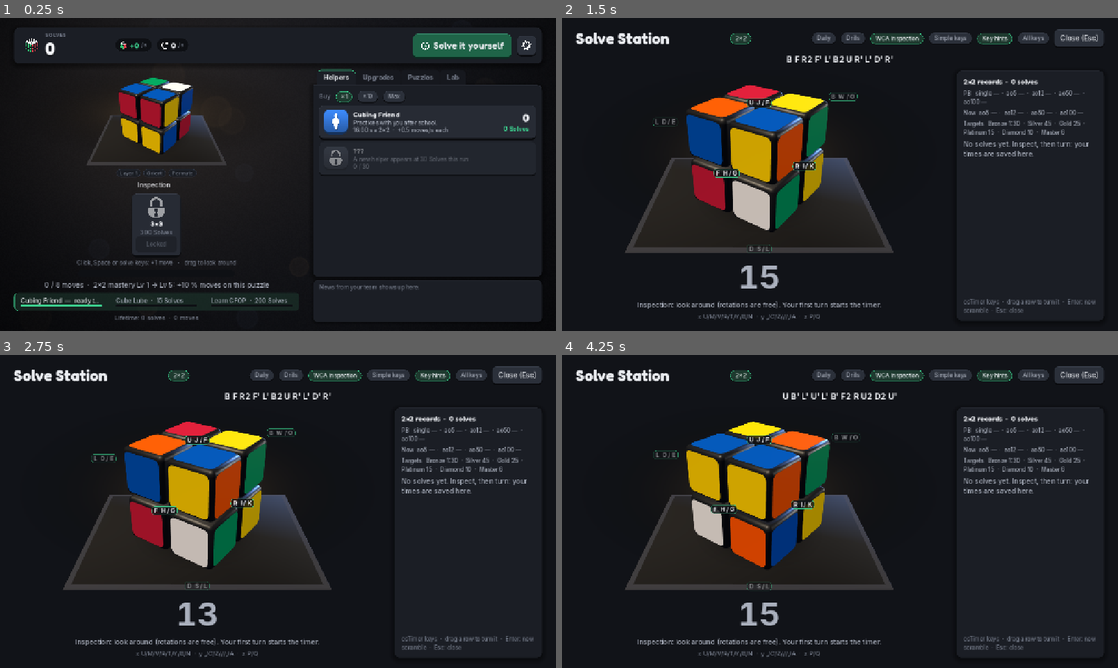
Above: before the commit, frames 1-4 (two rows, left to right).
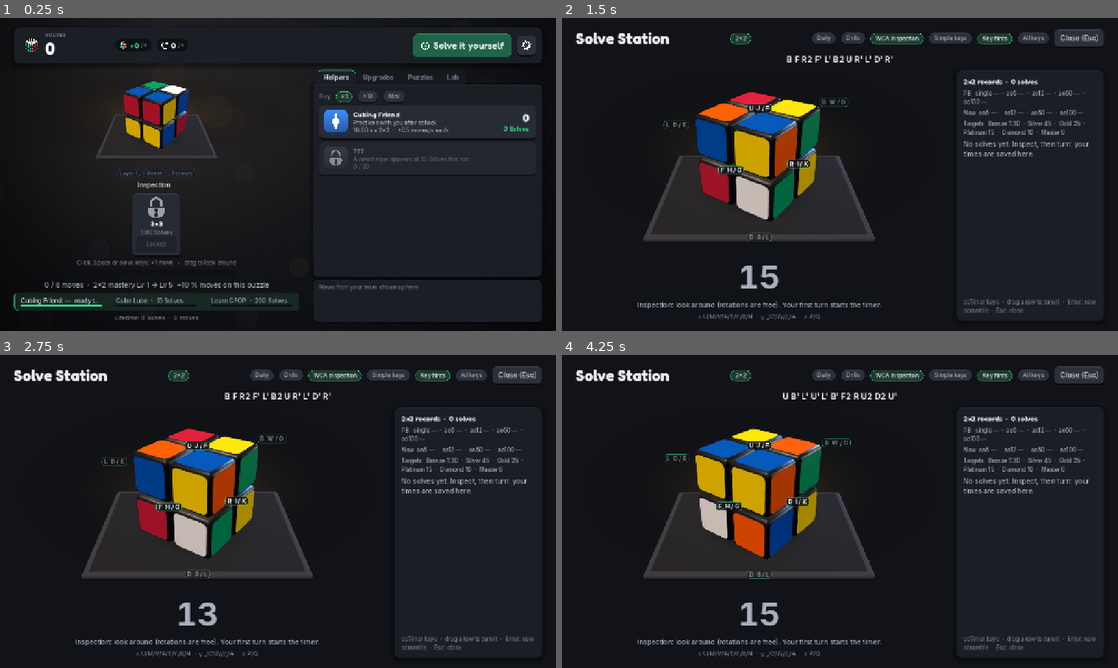
Above: after the commit, the same moments.

Repository: numanberk/cube
Game: Godot game, scene res://scenes/main.tscn
Two runs of this game, one before a commit and one after it. Both use one fixed random seed, a clock stepped at 60 frames per second and the inputs below. Sound files missing from this copy of the repository are replaced by a short silence.
Inputs:
- Up to frame 1 (0.25 s): no input
- Up to frame 2 (1.5 s): click "Solve it yourself" at 0.5 s; click "×1" at 1.25 s
- Up to frame 3 (2.75 s): click "×10" at 2 s
- Up to frame 4 (4.25 s): click "Max" at 2.75 s; click "2×2" at 3.5 s

The runs differ from the first frame. In frame 1, 2.0% of the frame differs, in the area x 15-41%, y 19-48%; in frame 2, 7.8%; in frame 3, 7.9%, in the area x 11-60%, y 21-76%; in frame 4, 7.8%.

Commit message:
WIP V.3: review fixes (mat tilts with drag, camera frames the mat, slab normals, bokeh wrap)
Feature branch only; tests running (gate skipped for this WIP commit).

Co-Authored-By: Claude Opus 5.5 <noreply@anthropic.com>
Claude-Session: https://claude.ai/code/session_01NpBEb1RssyMNiukkeMDckQ

Diff:
--- a/scripts/cube/puzzle_meshes.gd
+++ b/scripts/cube/puzzle_meshes.gd
@@ -45,7 +45,7 @@
 		var line := PackedFloat32Array()
 		for i in steps + 1:
 			line.append(lerpf(-half[axis], -inner[axis], float(i) / steps))
-		for i in range(1, steps + 1):
+		for i in steps + 1:  # from +inner itself, so the flat middle is one segment and both curves are alike
 			line.append(lerpf(inner[axis], half[axis], float(i) / steps))
 		coords.append(line)
 	var st := SurfaceTool.new()
--- a/scripts/ui/main.gd
+++ b/scripts/ui/main.gd
@@ -22,6 +22,7 @@
 @onready var puzzle_view: PuzzleView3D = %PuzzleView
 @onready var background: ColorRect = %Background
 @onready var _background_material: ShaderMaterial = background.material
+var _lamp_center := Vector2(-1.0, -1.0)  ## last lamp_center sent to the background shader
 @onready var move_ticker: RichTextLabel = %MoveTicker
 @onready var stage_chips: HBoxContainer = %StageChips
 @onready var news_list: VBoxContainer = %NewsList
@@ -99,7 +100,6 @@
 	buy_ten.pressed.connect(set_buy_amount.bind(10))
 	buy_max.pressed.connect(set_buy_amount.bind(GameState.BUY_MAX))
 	_apply_display_settings()
-	puzzle_view.item_rect_changed.connect(_place_lamp)
 	Game.solved.connect(_on_solved)
 	Game.purchased.connect(_on_purchased)
 	Game.state_reset.connect(_on_state_reset)
@@ -284,6 +284,7 @@
 		Num.format(Game.total_moves),
 	]
 
+	_place_lamp()
 	_refresh_helper_cards()
 	_refresh_upgrade_tiles()
 	_refresh_lab()
@@ -1141,6 +1142,9 @@
 	var reduce: bool = Settings.get_value("reduce_motion")
 	# The desk background (V.3): High only; Low keeps the ColorRect's flat bg colour. Reduce motion stops the bokeh.
 	background.material = _background_material if Settings.get_value("quality") == "high" else null
+	var bg := get_theme_color(&"bg", &"Palette")  # the shader's gradient follows the palette (CLAUDE.md rule 9)
+	_background_material.set_shader_parameter("base_top", bg.lightened(0.02))
+	_background_material.set_shader_parameter("base_bottom", bg.darkened(0.2))
 	_background_material.set_shader_parameter("drift", 0.0 if reduce else 1.0)
 	puzzle_view.set_reduce_motion(reduce)
 	fx.particles_enabled = not reduce
@@ -1148,12 +1152,16 @@
 		(_chips[id] as PuzzleChip).set_reduce_motion(reduce)
 
 
-## The background's lamp glow sits behind the puzzle, wherever the layout puts it.
+## The background's lamp glow sits behind the puzzle, wherever the layout puts it. Called from _refresh (10×/s),
+## so it follows any layout change (an ancestor moving the view doesn't change the view's own rect).
 func _place_lamp() -> void:
 	var screen := get_viewport_rect().size
-	if screen.x > 0.0 and screen.y > 0.0:
-		var centre := puzzle_view.get_global_rect().get_center()
-		_background_material.set_shader_parameter("lamp_center", centre / screen)
+	if screen.x <= 0.0 or screen.y <= 0.0:
+		return
+	var lamp := puzzle_view.get_global_rect().get_center() / screen
+	if not lamp.is_equal_approx(_lamp_center):
+		_lamp_center = lamp
+		_background_material.set_shader_parameter("lamp_center", lamp)
 
 
 func _on_setting_changed(key: String) -> void:
--- a/scripts/ui/puzzle_view_3d.gd
+++ b/scripts/ui/puzzle_view_3d.gd
@@ -20,9 +20,9 @@
 ## Graphics (task 1.5): "high" = MSAA 4×, rounded pieces, glow and shadow; "low" = no MSAA, bevelled pieces
 ## (about 5× fewer triangles), no glow or shadow. main.gd applies the player's choice from Settings.
 ## Reduce motion (set_reduce_motion) turns off sway, squash, bounce and the speed-mode wobble.
-## Stage v2 (task V.3): the puzzle sits on a cubing mat (Floor > Mat, a rounded slab made in code; the contact shadow
-## lies on it). Floor has the puzzle's resting tilt but not its sway, drag, squash or drop, so the puzzle moves on a
-## still mat. A warm key light, a cool rim light from behind (High only) so the silhouette pops, and a warm glow.
+## Stage v2 (task V.3): the puzzle sits on a cubing mat (Floor > Mat + MatInset, rounded slabs made in code; the
+## contact shadow lies on it). Floor tilts with the puzzle (resting tilt, drag, sway, wobble) but doesn't take its
+## squash, bounce or drop-in, and Turntable's spin happens above it. The camera frames puzzle and mat together. A warm key light, a cool rim light from behind (High only) so the silhouette pops, and a warm glow.
 ## `floor_enabled = false` hides the mat (the small puzzle chips).
 ## Manual mode (Solve Station, task S.1): show_state(moves) shows an exact state (solved + those moves), turn(move)
 ## animates one given move, turn_time sets how fast (pros turn at 5-10 TPS, so the station uses a short time) and
@@ -706,6 +706,7 @@
 	# Turntable spins around the puzzle's own up axis; Puzzle tilts around the screen's horizontal axis.
 	_turntable.basis = _base_turntable.rotated(Vector3.UP, yaw)
 	_puzzle.basis = _base_puzzle.rotated(Vector3.RIGHT, pitch)
+	_floor.basis = _puzzle.basis  # a look-around drag (and the wobble) tilts the mat too, or the puzzle would dip into it
 
 	if _flash > 0.0:
 		_flash = maxf(0.0, _flash - delta * FLASH_DECAY)
@@ -893,20 +894,47 @@
 		return
 	var radius := model.radius  # bounding sphere of the pieces
 	var extent := _extent()
-	var half_fov := deg_to_rad(_camera.fov) / 2.0
-	if size.x > 0.0 and size.y > 0.0 and size.x < size.y:
-		half_fov = atan(tan(half_fov) * size.x / size.y)  # narrow views are limited by their width
-	_camera.position = Vector3(0.0, -extent * CAMERA_DROP, radius * FRAME_DISTANCE / sin(half_fov))
+	_place_floor(radius, extent)
+	# The camera looks down -Z from (0, y, distance). It must fit the puzzle's bounding sphere (it turns and sways)
+	# and the mat's corners (V.3). Height is the view's fixed axis; a narrow view is limited by its width.
+	var aspect := size.x / size.y if size.x > 0.0 and size.y > 0.0 else 1.0
+	var tan_v := tan(deg_to_rad(_camera.fov) / 2.0)
+	var tan_h := tan_v * aspect
+	var corners := _mat_corners()
+	var bottom := -radius
+	for corner in corners:
+		bottom = minf(bottom, corner.y)
+	var centre_y := (radius + bottom) / 2.0 - extent * CAMERA_DROP
+	var half_fov := atan(minf(tan_v, tan_h))
+	var distance := radius / sin(half_fov) + absf(centre_y) / tan(half_fov)  # the sphere, off the view's axis
+	for corner in corners:
+		distance = maxf(distance, corner.z + absf(corner.y - centre_y) / tan_v)
+		distance = maxf(distance, corner.z + absf(corner.x) / tan_h)
+	_camera.position = Vector3(0.0, centre_y, distance * FRAME_DISTANCE)
 	_camera.near = 0.1
 
 	# Backdrop: a quad behind the puzzle that exactly fills the view.
 	var depth := _camera.position.z + radius * 1.5
-	var height := 2.0 * depth * tan(deg_to_rad(_camera.fov) / 2.0)
-	var aspect := size.x / size.y if size.y > 0.0 else 1.0
+	var height := 2.0 * depth * tan_v
 	(_backdrop.mesh as QuadMesh).size = Vector2(height * aspect, height) * 1.02
-	_backdrop.position = Vector3(0.0, extent * CAMERA_DROP, -depth)  # centred on the puzzle, not the camera
+	_backdrop.position = Vector3(0.0, -centre_y, -depth)  # centred on the puzzle, not the camera
 	_camera.far = depth + 1.0
 
+
+## The mat's eight corners in view space (at rest), for framing and tests.
+func _mat_corners() -> Array[Vector3]:
+	var corners: Array[Vector3] = []
+	if _mat.mesh == null:
+		return corners
+	var box := (_mat.mesh as ArrayMesh).get_aabb()
+	for i in 8:
+		var local := box.position + box.size * Vector3(i & 1, (i >> 1) & 1, (i >> 2) & 1)
+		corners.append(_base_puzzle * (_mat.position + local))
+	return corners
+
+
+## Places the mat and the contact shadow for the current puzzle.
+func _place_floor(radius: float, extent: float) -> void:
 	# The mat (V.3): a slab under the puzzle's lowest point at rest, in the puzzle's tilted frame (Floor), so the
 	# puzzle sits on it. The contact shadow lies on its top. Turntable spins around the puzzle's up axis, so the
 	# lowest point doesn't depend on the turn.
--- a/scripts/ui/shaders/ui_background.gdshader
+++ b/scripts/ui/shaders/ui_background.gdshader
@@ -1,7 +1,10 @@
 // The main screen's background (task V.3, D15 "lo-fi cubing desk"): a dark gradient with a warm desk-lamp glow
 // behind the stage, a few out-of-focus bokeh lights drifting very slowly, a vignette and a faint grain.
 // One full-screen pass with no textures. Graphics Low doesn't use it (main.gd removes the material, leaving the
-// ColorRect's flat `bg` colour). `drift` = 0 stops the bokeh (Reduce motion).
+// ColorRect's flat `bg` colour). `drift` = 0 stops the bokeh (Reduce motion). main.gd sets base_top/base_bottom from
+// the palette's `bg` and lamp_center from the puzzle's place.
+// TIME wraps every hour (Godot's default rollover): the drift moves exactly 2 × BOKEH_PERIOD cells an hour and the
+// bokeh pattern repeats every BOKEH_PERIOD cells, so the wrap is invisible. Hash inputs stay small (old GPUs' sin()).
 shader_type canvas_item;
 
 uniform vec4 base_top : source_color = vec4(0.082, 0.086, 0.106, 1.0);
@@ -13,6 +16,9 @@
 uniform float vignette = 0.55;
 uniform float grain = 0.012;
 uniform float drift = 1.0;
+
+const float BOKEH_RATE = 0.01;    // screen heights a second; × 3600 s × 5.5 cells = 198 cells an hour
+const float BOKEH_PERIOD = 99.0;
 
 float hash(vec2 p) {
 	return fract(sin(dot(p, vec2(127.1, 311.7))) * 43758.5453);
@@ -28,15 +34,16 @@
 	colour += lamp_color.rgb * lamp_strength * exp(-dot(to_lamp, to_lamp) * 6.0);
 
 	// Bokeh: soft discs on a coarse grid, each cell one light (or none), drifting up very slowly.
-	float t = TIME * 0.012 * drift;
+	float t = TIME * BOKEH_RATE * drift;
 	vec2 grid_uv = vec2(uv.x * aspect, uv.y + t) * 5.5;
 	vec2 cell = floor(grid_uv);
 	for (int dx = -1; dx <= 1; dx++) {
 		for (int dy = -1; dy <= 1; dy++) {
-			vec2 c = cell + vec2(float(dx), float(dy));
+			vec2 here = cell + vec2(float(dx), float(dy));
+			vec2 c = mod(here, vec2(BOKEH_PERIOD));  // the light's identity: repeats every BOKEH_PERIOD cells
 			float h = hash(c);
 			if (h > 0.62) {
-				vec2 centre = c + vec2(hash(c + 7.1), hash(c + 3.7));
+				vec2 centre = here + vec2(hash(c + 7.1), hash(c + 3.7));
 				float radius = 0.14 + 0.2 * hash(c + 1.3);
 				float d = length(grid_uv - centre) / radius;
 				float disc = smoothstep(1.0, 0.82, d) * (0.55 + 0.45 * smoothstep(0.6, 1.0, d));  // brighter rim
@@ -49,6 +56,6 @@
 	// Vignette and grain.
 	vec2 centred = (uv - 0.5) * vec2(aspect, 1.0) / aspect;
 	colour *= 1.0 - vignette * smoothstep(0.25, 0.85, length(centred) * 1.25);
-	colour += (hash(FRAGCOORD.xy) - 0.5) * grain;
+	colour += (hash(mod(FRAGCOORD.xy, 251.0)) - 0.5) * grain;
 	COLOR = vec4(colour, 1.0);
 }
--- a/tests/test_runner.gd
+++ b/tests/test_runner.gd
@@ -770,7 +770,18 @@
 func test_stage_and_background() -> void:
 	# Task V.3: the puzzle sits on a cubing mat, a rim light makes its outline pop, and a desk background (High only).
 	var slab := PuzzleMeshes.rounded_slab(Vector3(2.0, 0.1, 1.5), 0.05)
-	check(slab.get_aabb().size.is_equal_approx(Vector3(4.0, 0.2, 3.0)), "a rounded slab is as big as asked: %s" % slab.get_aabb().size)
+	check(slab.get_aabb().size.is_equal_approx(Vector3(4.0, 0.2, 3.0)) and slab.get_aabb().get_center().is_zero_approx(),
+			"a rounded slab is as big as asked, centred: %s" % slab.get_aabb())
+	var arrays := slab.surface_get_arrays(0)
+	var flat_top := 0
+	var tilted := 0
+	for i in (arrays[Mesh.ARRAY_VERTEX] as PackedVector3Array).size():
+		var v: Vector3 = arrays[Mesh.ARRAY_VERTEX][i]
+		if is_equal_approx(v.y, 0.1) and absf(v.x) <= 1.95 + 0.0001 and absf(v.z) <= 1.45 + 0.0001:
+			flat_top += 1
+			if not (arrays[Mesh.ARRAY_NORMAL][i] as Vector3).is_equal_approx(Vector3.UP):
+				tilted += 1
+	check(flat_top > 0 and tilted == 0, "the slab's flat top is lit evenly: every normal there points up (%d of %d tilted)" % [tilted, flat_top])
 	var view := new_view()
 	for id: String in ["2x2", "3x3", "7x7", "megaminx"]:
 		view.set_puzzle(id)
@@ -790,10 +801,21 @@
 		check(view._floor.basis.is_equal_approx(view._base_puzzle), "%s: the mat has the puzzle's resting tilt" % id)
 		var mat_size: Vector3 = (view._mat.mesh as ArrayMesh).get_aabb().size
 		check(mat_size.x > extent and mat_size.z > extent, "%s: the mat is wider and deeper than the puzzle" % id)
+		var outside := 0
+		for corner: Vector3 in view._mat_corners():
+			if not view._camera.is_position_in_frustum(corner):
+				outside += 1
+		check(view._mat_corners().size() == 8 and outside == 0, "%s: the camera sees the whole mat (%d corners outside)" % [id, outside])
 	view.squash()
 	view._process(0.02)
-	check(view._floor.basis.is_equal_approx(view._base_puzzle) and view._floor.scale.is_equal_approx(Vector3.ONE),
-			"a squash moves the puzzle, not the mat")
+	check(view._floor.scale.is_equal_approx(Vector3.ONE) and not view._puzzle.scale.is_equal_approx(Vector3.ONE),
+			"a squash squashes the puzzle, not the mat")
+	view._drag_pitch = 0.4
+	view._pressing = true
+	view._process(0.02)
+	check(view._floor.basis.is_equal_approx(view._puzzle.basis) and not view._floor.basis.is_equal_approx(view._base_puzzle),
+			"a look-around drag tilts the mat with the puzzle, so the puzzle never dips into it")
+	view._pressing = false
 	check(view._rim_light.visible, "High has the rim light")
 	view.set_graphics("low")
 	check(not view._rim_light.visible and view._floor.visible, "Low drops the rim light, keeps the mat (a few triangles)")
@@ -824,7 +846,7 @@
 			"Low: the flat bg colour, no shader")
 	settings.set_value("quality", "high")
 	check(background.material == main._background_material, "High brings it back")
-	main._place_lamp()
+	main._refresh()  # places the lamp (every refresh, so it follows any layout change)
 	var lamp: Vector2 = main._background_material.get_shader_parameter("lamp_center")
 	var expected: Vector2 = (main.get_node("%PuzzleView") as Control).get_global_rect().get_center() / main.get_viewport_rect().size
 	check(lamp.is_equal_approx(expected), "the lamp glow sits behind the puzzle: %s" % lamp)
Not shown, changed: CLAUDE.md
Not shown, changed: docs/CHANGELOG.md
Not shown, changed: docs/ROADMAP.md
